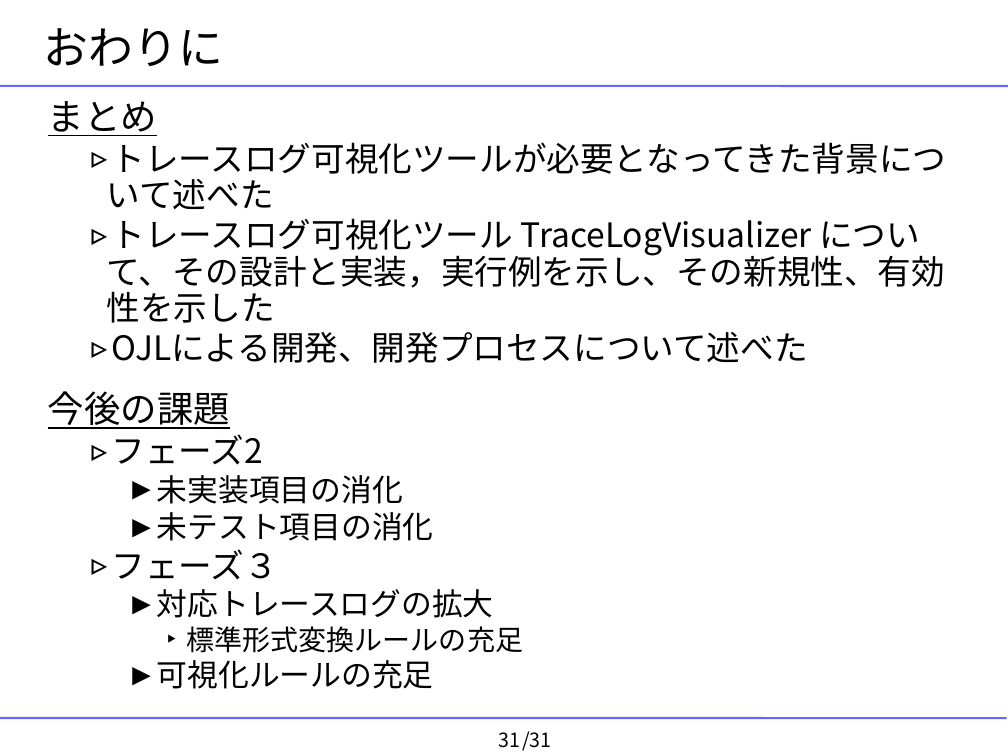
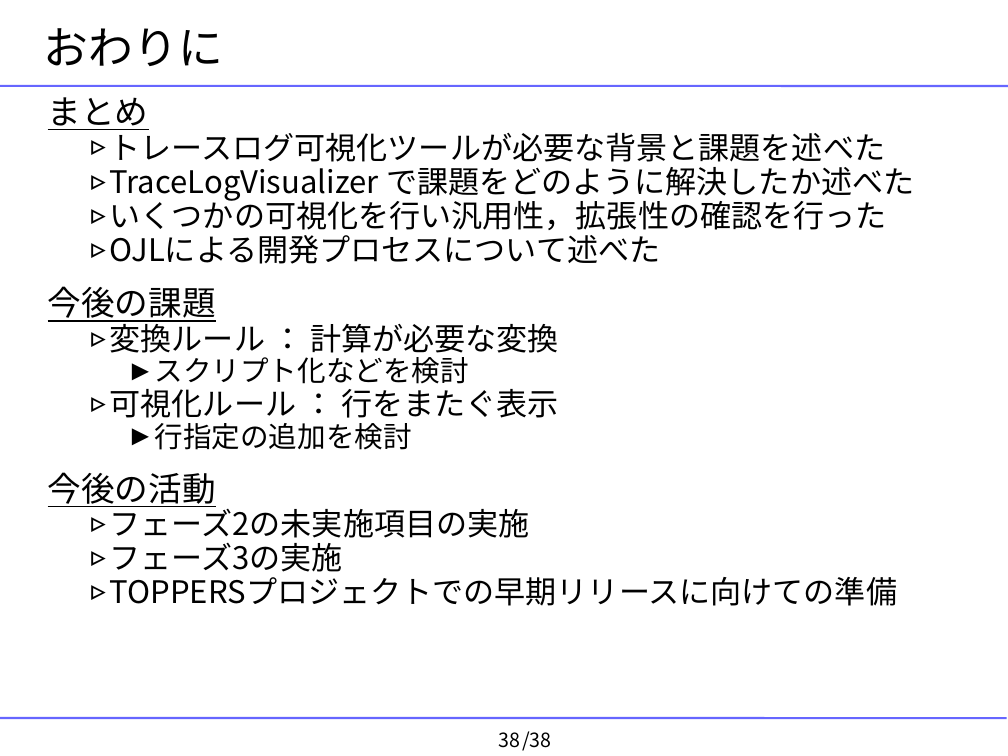
Before and after one commit to YixiaoLi/tlv4mc, a slide deck: slide 38 of doc/masterThesis/2008/goto/goto-thesis-slide.ppt (slide 31 before the commit). Drawn at 1008x756 pixels with LibreOffice and Linux fonts; fonts in the diff are those of the drawing; background and template pictures are left out. Boxes give left, top, right and bottom in pixels: in the first picture for what was removed or moved away, otherwise in the second. Text is boxed around its words. In the diff, an @@ line names an element or a change of style, - is before the commit and + after.

```diff
--- a/doc/masterThesis/2008/goto/goto-thesis-slide.ppt
+++ b/doc/masterThesis/2008/goto/goto-thesis-slide.ppt
@@ text at box(48, 97, 216, 325): size 26 to 24.1 pt in "まとめ", "今後の課題"; line spacing 0.9 to 0.8 @@
@@ text at box(110, 129, 914, 264): text changed; size 24 to 22.2 pt @@
-  ▹ トレースログ可視化ツールが必要となってきた背景について述べた
-  ▹ トレースログ可視化ツール TraceLogVisualizer について、その設計と実装，実行例を示し、その新規性、有効性を示した
-  ▹ OJLによる開発、開発プロセスについて述べた
+  ▹ トレースログ可視化ツールが必要な背景と課題を述べた
+  ▹ TraceLogVisualizer で課題をどのように解決したか述べた
+  ▹ いくつかの可視化を行い汎用性，拡張性の確認を行った
+  ▹ OJLによる開発プロセスについて述べた
@@ text at box(48, 320, 897, 606): text changed; size 22 to 22.2 pt @@
-  ▹ フェーズ2
-    ► 未実装項目の消化
-    ► 未テスト項目の消化
-  ▹ フェーズ３
-    ► 対応トレースログの拡大
-      ‣ 標準形式変換ルールの充足
-    ► 可視化ルールの充足
+  ▹ 変換ルール ： 計算が必要な変換
+    ► スクリプト化などを検討
+  ▹ 可視化ルール ： 行をまたぐ表示
+    ► 行指定の追加を検討
+今後の活動
+  ▹ フェーズ2の未実施項目の実施
+  ▹ フェーズ3の実施
+  ▹ TOPPERSプロジェクトでの早期リリースに向けての準備
@@ text at box(499, 732, 521, 748): text changed @@
-/31
+/38
@@ page number at box(522, 731, 551, 751): text changed @@
-31
+38
```
Also in this commit, not shown: 20 other slides changed, 18 slides added, 11 slides removed, 19 other files.
